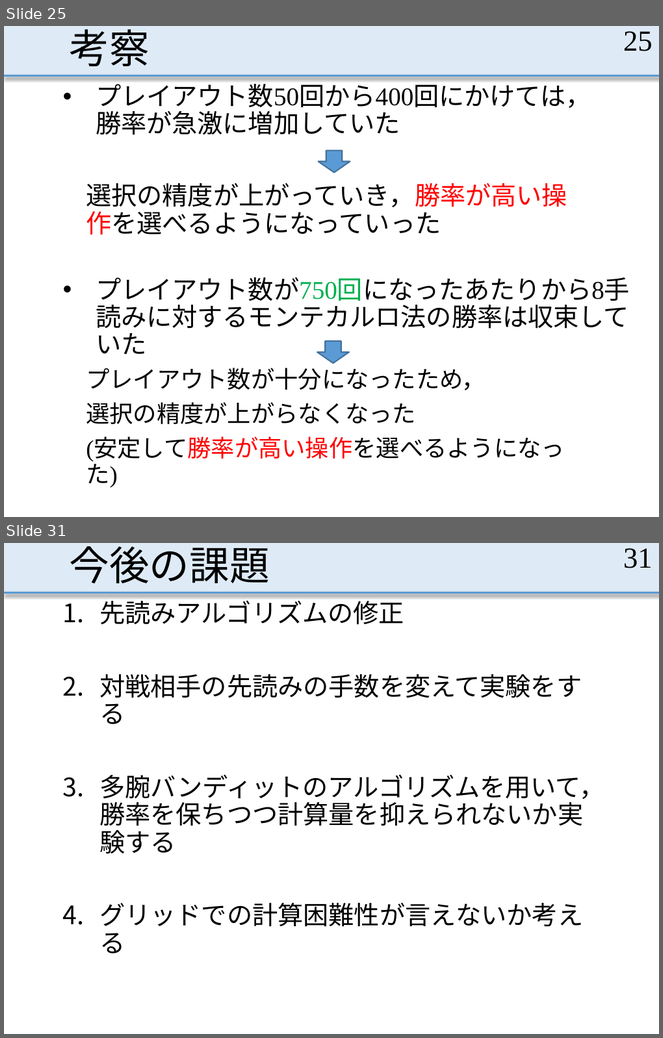
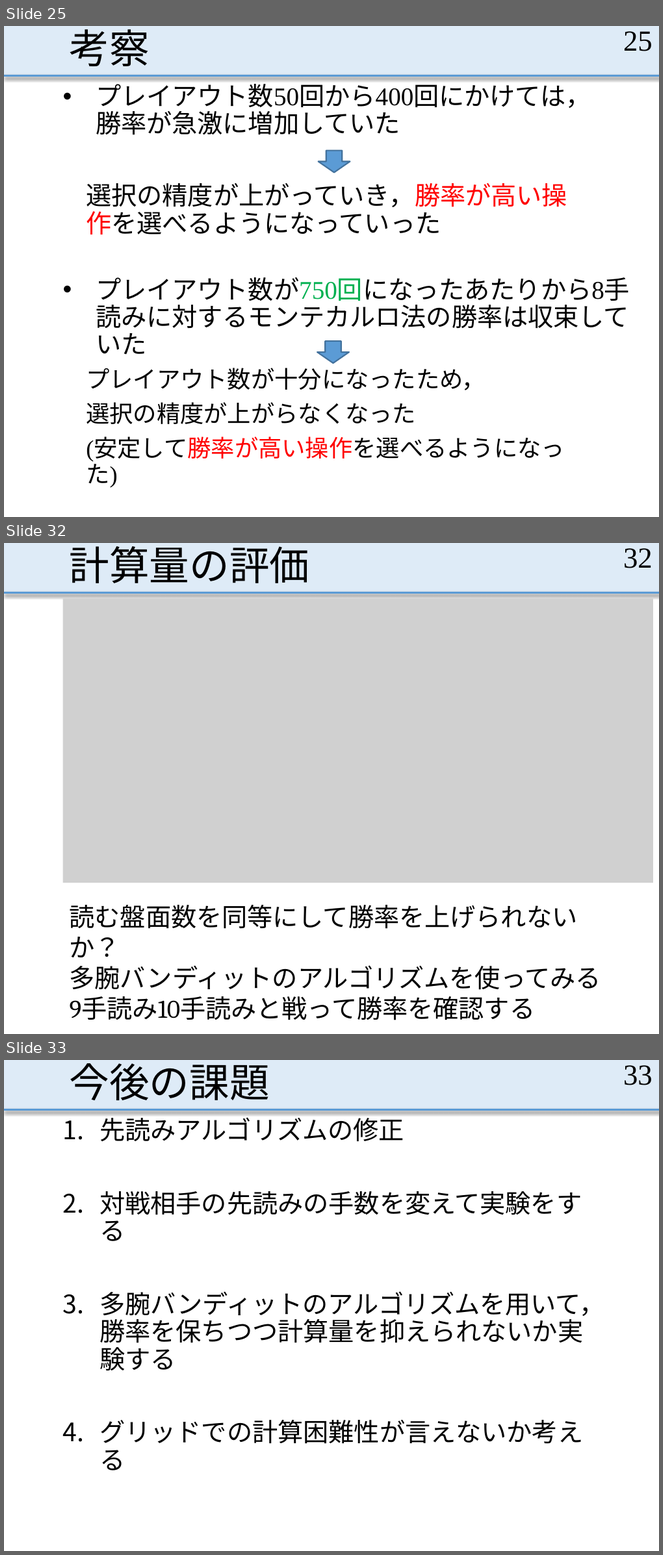
Before and after one commit to MasayaOda/SR, a slide deck: 中間発表1210.pptx. Shown one above the other, each under a label of ours: slides 25 and 31 before the commit, slides 25, 32 and 33 after it; the slides between them are not shown. The pictures are 663x1038 and 663x1555 pixels, drawn with LibreOffice and Linux fonts; fonts in the diff are those of the drawing; grey boxes stand for pictures. Boxes give left, top, right and bottom in pixels: in the first picture for what was removed or moved away, otherwise in the second. Text is boxed around its words. In the diff, an @@ line names an element or a change of style, - is before the commit and + after.

```diff
--- a/中間発表1210.pptx
+++ b/中間発表1210.pptx
@@ slide 32 added at [4, 543, 659, 1034], background #FFFFFF; not listed: 2 template elements that a slide beside it also shows @@
@@ title added at [70, 546, 310, 583], 44 pt, text #000000 @@
+計算量の評価
@@ page number added at [623, 548, 653, 568], 32 pt, text #000000 @@
+32
@@ picture added at [63, 599, 653, 883] @@
@@ text added at [70, 905, 601, 990], 28 pt, text #000000 @@
+読む盤面数を同等にして勝率を上げられないか？
+多腕バンディットのアルゴリズムを使ってみる
+9手読み10手読みと戦って勝率を確認する
@@ what was slide 31 is now slide 33 @@
@@ page number at [623, 1065, 653, 1085]: text changed @@
-31
+33
```
Also in this commit, not shown: 9 slides changed, 1 other slide added.
